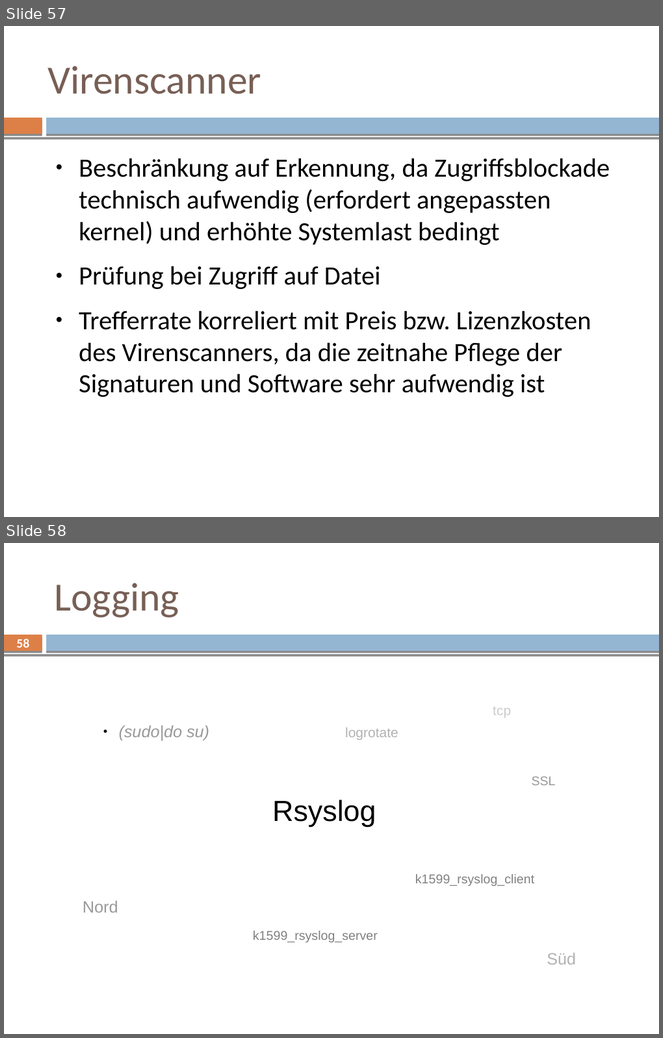
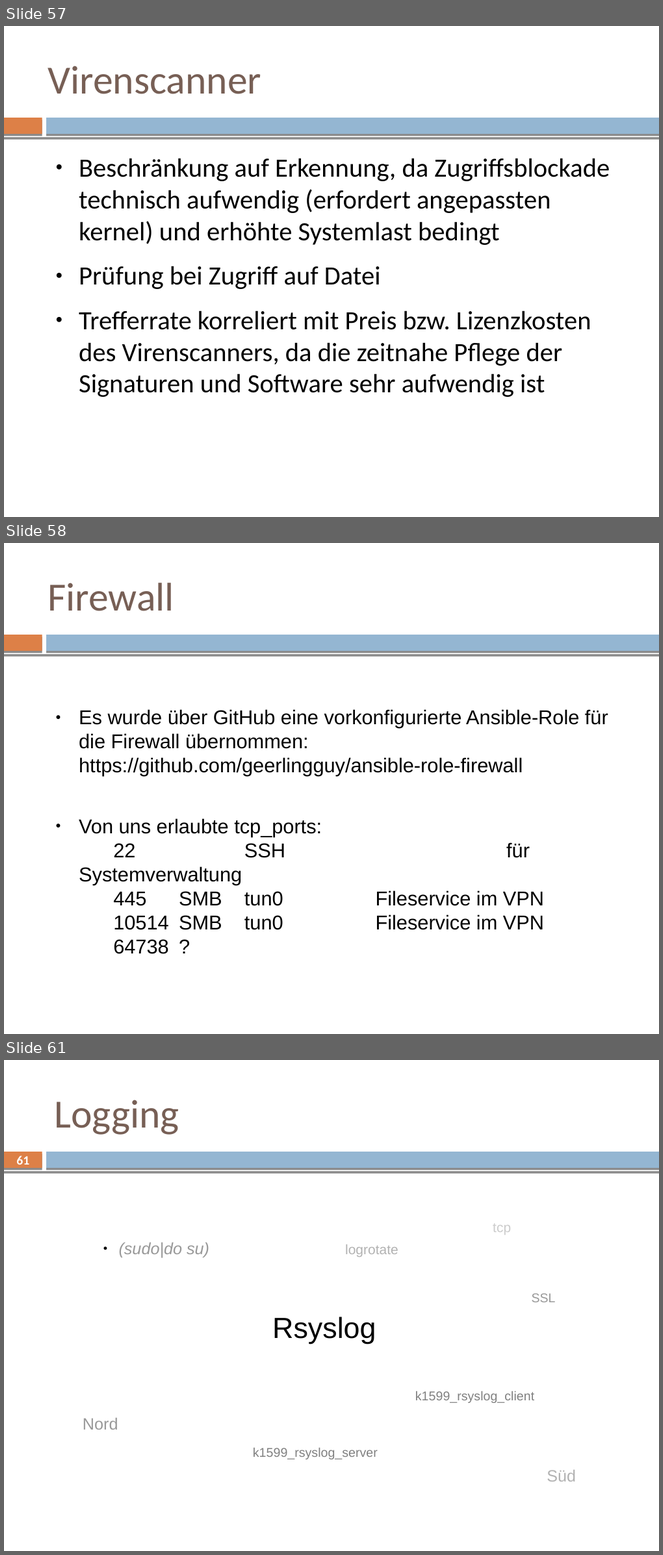
Before and after one commit to mvw/Wilddiebe10, a slide deck: keynote/keynote.odp. Shown one above the other, each under a label of ours: slides 57 and 58 before the commit, slides 57, 58 and 61 after it; the slides between them are not shown. The pictures are 663x1038 and 663x1555 pixels, drawn with LibreOffice and Linux fonts; fonts in the diff are those of the drawing. Boxes give left, top, right and bottom in pixels: in the first picture for what was removed or moved away, otherwise in the second. Text is boxed around its words. In the diff, an @@ line names an element or a change of style, - is before the commit and + after.

```diff
--- a/keynote/keynote.odp
+++ b/keynote/keynote.odp
@@ slide 58 added at (x1=4, y1=543, x2=659, y2=1034), background #FFFFFF; not listed: 3 template elements that a slide beside it also shows @@
@@ title added at (x1=48, y1=583, x2=175, y2=611), 44 pt, text #775F55 @@
+Firewall
@@ text added at (x1=79, y1=709, x2=608, y2=930), 22 pt, text #000000 @@
+● Es wurde über GitHub eine vorkonfigurierte Ansible-Role für die Firewall übernommen:
+  https://github.com/geerlingguy/ansible-role-firewall
+● Von uns erlaubte tcp_ports:
+  22 SSH für Systemverwaltung
+  445 SMB tun0 Fileservice im VPN
+  10514 SMB tun0 Fileservice im VPN
+  64738 ?
@@ what was slide 58 is now slide 61 @@
@@ page number at (x1=16, y1=1156, x2=29, y2=1169): text changed @@
-58
+61
```
Also in this commit, not shown: 1 slide changed, 4 other slides added, 3 slides removed, 1 other file.
